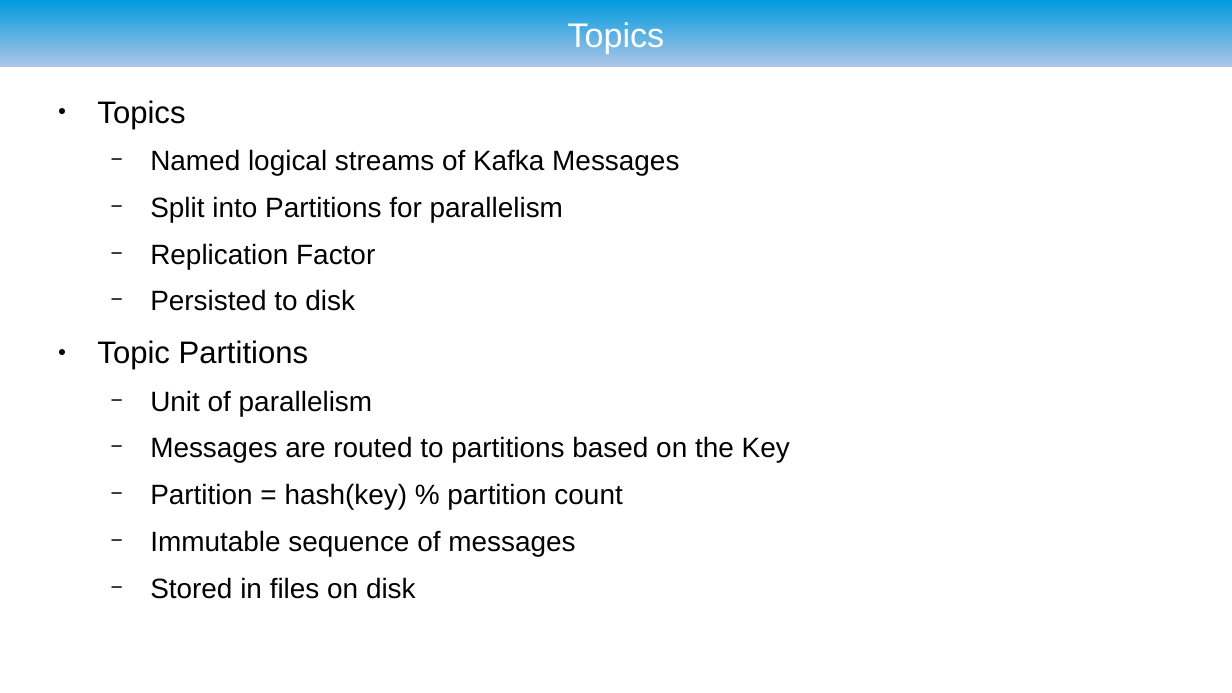
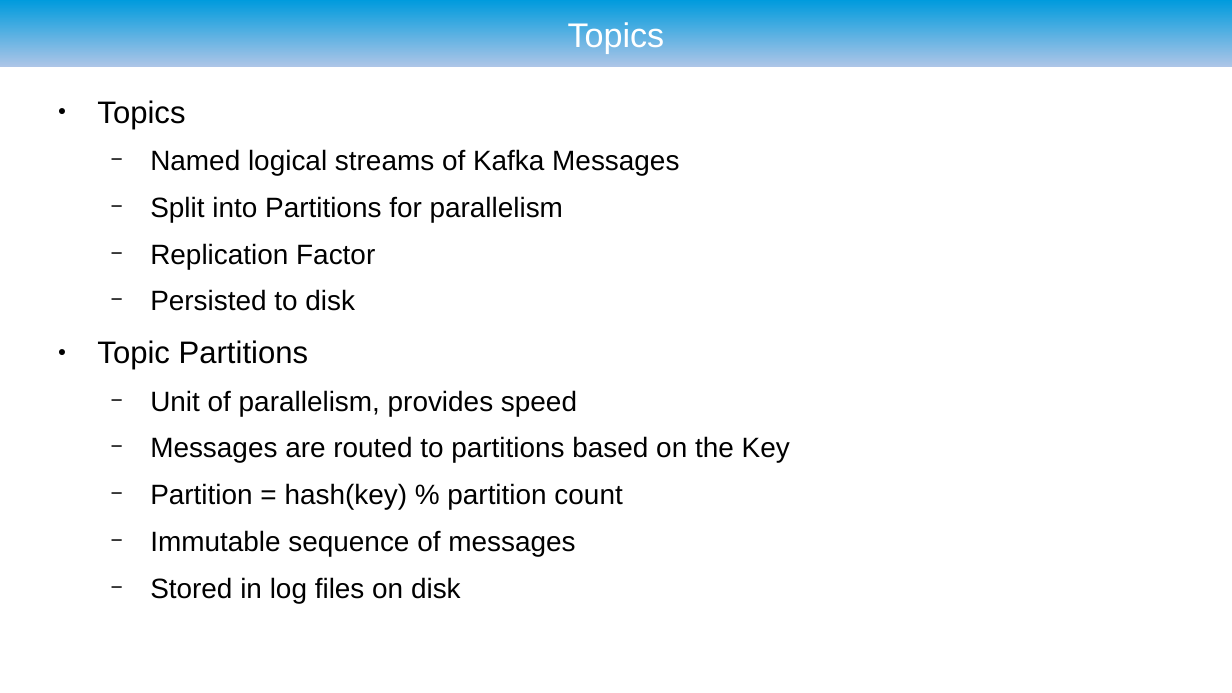
Before and after one commit to ryzlab/kafka-kompetensdag, a slide deck: slide 17 of doc/presentation-umejug.odp (slide 21 before the commit). Drawn at 1232x693 pixels with LibreOffice and Linux fonts; fonts in the diff are those of the drawing; background and template pictures are left out. Boxes give left, top, right and bottom in pixels: in the first picture for what was removed or moved away, otherwise in the second. Text is boxed around its words. In the diff, an @@ line names an element or a change of style, - is before the commit and + after.

```diff
--- a/doc/presentation-umejug.odp
+++ b/doc/presentation-umejug.odp
@@ text at bbox=[150, 390, 577, 416]: text changed @@
-  − Unit of parallelism
+  − Unit of parallelism, provides speed
@@ text at bbox=[150, 577, 461, 603]: text changed @@
-  − Stored in files on disk
+  − Stored in log files on disk
```
Also in this commit, not shown: 21 other slides changed, 3 slides added, 1 slide removed, 3 other files.
